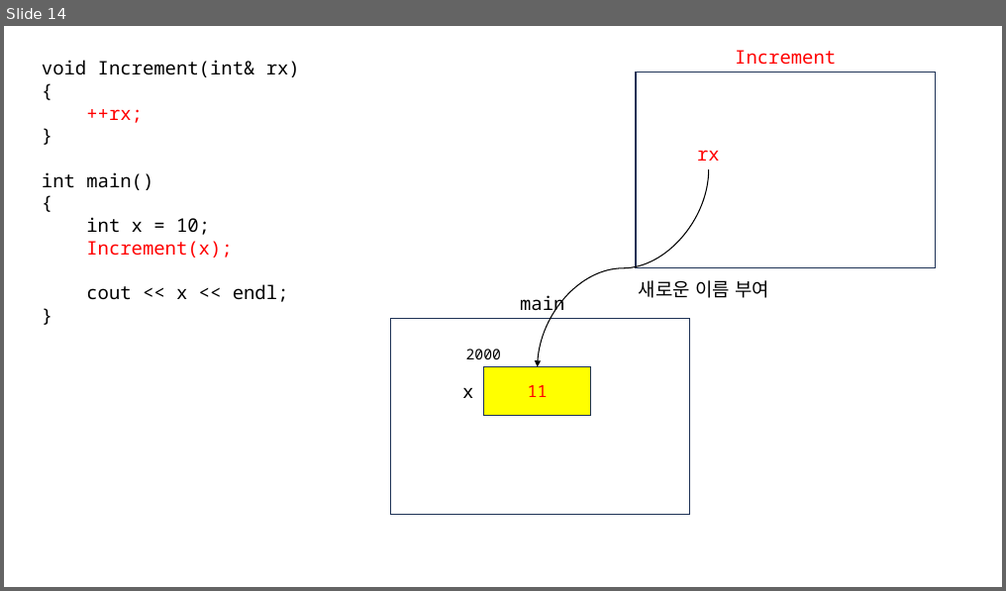
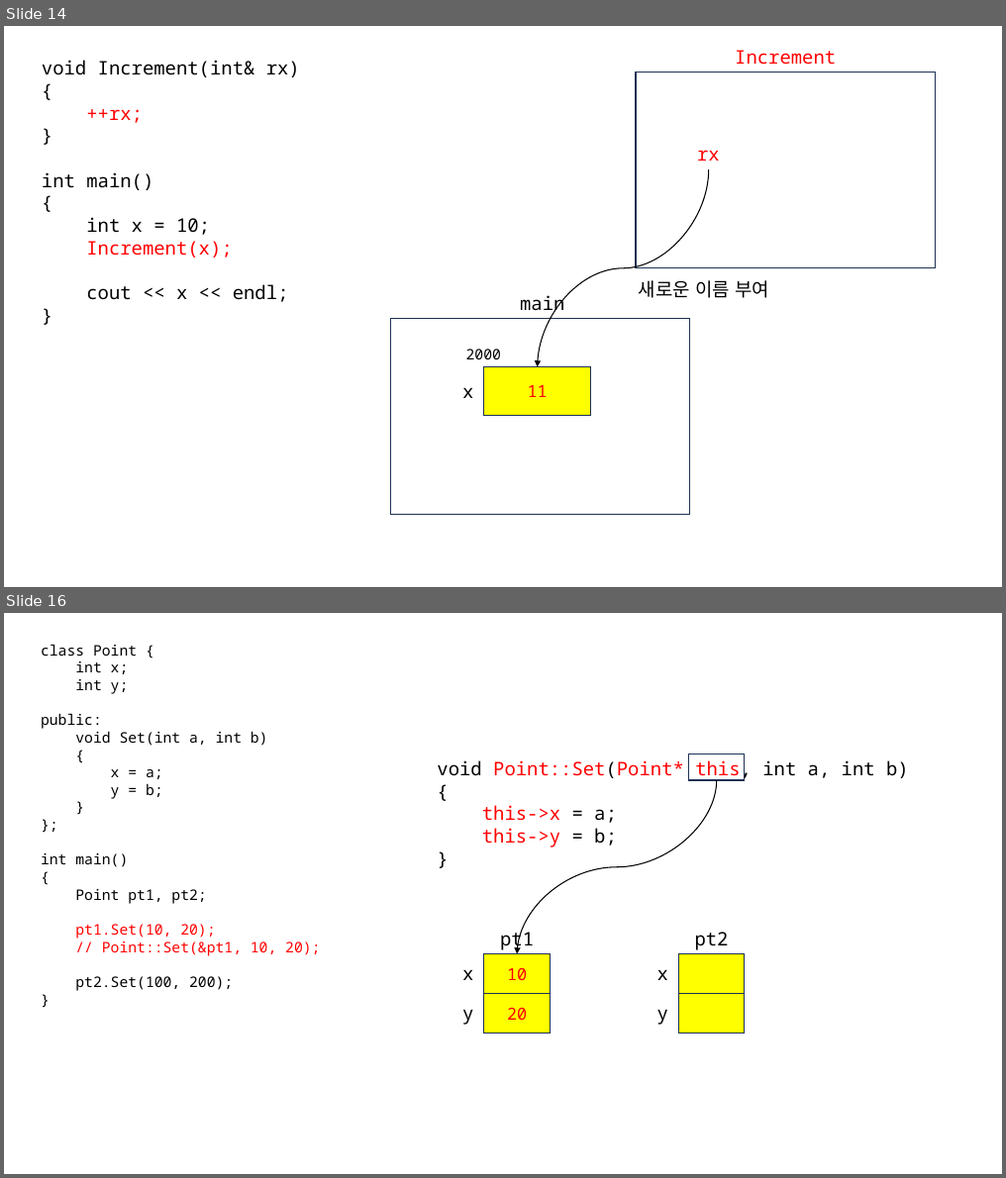
Before and after one commit to rlaxodnd98/SWIP77, a slide deck: cpp_230824.pptx. Shown one above the other, each under a label of ours: slide 14 before the commit, slides 14 and 16 after it; the slides between them are not shown. The pictures are 1006x591 and 1006x1178 pixels, drawn with LibreOffice and Linux fonts; fonts in the diff are those of the drawing. Boxes give left, top, right and bottom in pixels: in the first picture for what was removed or moved away, otherwise in the second. Text is boxed around its words. In the diff, an @@ line names an element or a change of style, - is before the commit and + after.

```diff
--- a/cpp_230824.pptx
+++ b/cpp_230824.pptx
@@ slide 16 added at [4,613,1002,1174], background #FFFFFF @@
@@ text added at [41,644,320,991], 14 pt, text #000000 @@
+class Point {
+int x;
+int y;
+public:
+void Set(int a, int b)
+{
+x = a;
+y = b;
+}
+};
+int main()
+{
+Point pt1, pt2;
+pt1.Set(10, 20);
+// Point::Set(&pt1, 10, 20);
+pt2.Set(100, 200);
+}
@@ text added at [437,758,909,848], 18 pt, text #FF0000 @@
+void Point::Set(Point* this, int a, int b)
+{
+this->x = a;
+this->y = b;
+}
@@ rectangle added at [689,754,745,780], outline #1E3256 1 pt @@
@@ curved arrow added from (717, 780) to (517, 955), #000000 1 pt @@
@@ text added at [500,928,534,952], 18 pt, text #000000 @@
+pt1
@@ text added at [695,932,729,951], 18 pt, text #000000 @@
+pt2
@@ rectangle added at [484,955,549,994], fill #FFFF00, outline #1E3256 1 pt, 16 pt, text #FF0000 @@
+10
@@ rectangle added at [678,955,745,994], fill #FFFF00, outline #1E3256 1 pt @@
@@ text added at [462,970,473,980], 18 pt, text #000000 @@
+x
@@ rectangle added at [484,993,549,1033], fill #FFFF00, outline #1E3256 1 pt, 16 pt, text #FF0000 @@
+20
@@ text added at [657,970,668,980], 18 pt, text #000000 @@
+x
@@ rectangle added at [678,993,745,1033], fill #FFFF00, outline #1E3256 1 pt @@
@@ text added at [462,1010,473,1025], 18 pt, text #000000 @@
+y
@@ text added at [657,1010,668,1025], 18 pt, text #000000 @@
+y
```
Also in this commit, not shown: 2 slides changed, 2 other slides added, 1 other file.
